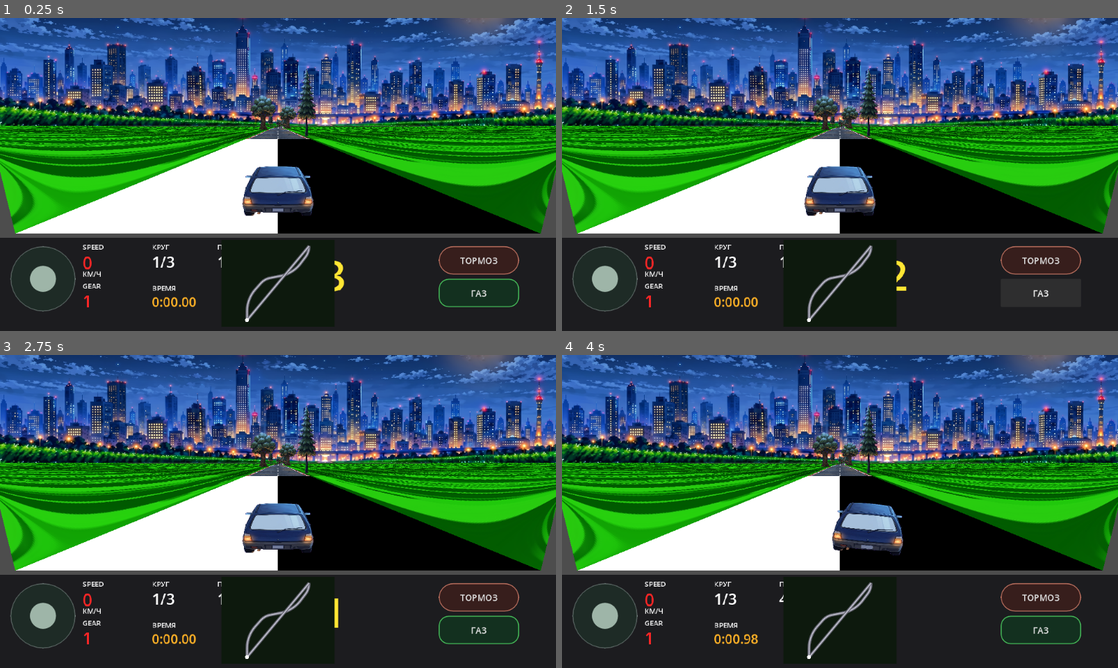
Above: before the commit, frames 1-4 (two rows, left to right).
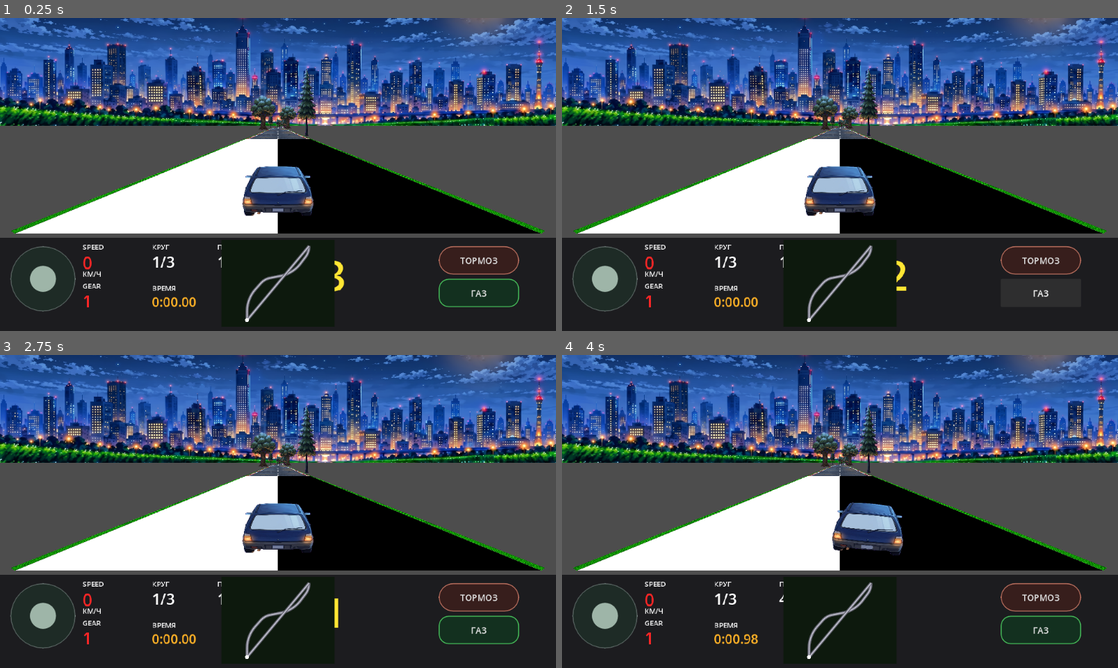
Above: after the commit, the same moments.

Repository: masterofmagic234/Arkon
Game: Godot game, scene res://scenes/level2_pseudo3d.tscn
Two runs of this game, one before a commit and one after it. Both use one fixed random seed, a clock stepped at 60 frames per second and the inputs below. This scene is started directly instead of the project's main scene.
Inputs (mouse positions are in pixels of both pictures, inside the frame that each line leads up to):
- Up to frame 1 (0.25 s): no input
- Up to frame 2 (1.5 s): click "ТОРМОЗ" at 0.5 s; click "ГАЗ" at 1.25 s
- Up to frame 3 (2.75 s): tap Enter at 2 s; move the mouse to (400, 495) at 2.02 s; hold D (race_right) from 2.03 s (still down); click (400, 495) at 2.17 s
- Up to frame 4 (4 s): release D (race_right) at 2.75 s; tap Space at 2.75 s; drag from (728, 527) to (812, 574) at 2.77 s; tap Enter at 3.5 s; move the mouse to (895, 442) at 3.52 s; hold D (race_right) from 3.53 s (still down)

The runs differ from the first frame. In frame 1, 17% of the frame differs, in the area x 0-100%, y 34-69%; in frame 2, 17%; in frame 3, 17%; in frame 4, 17%.

Commit message:
Add perspective stepped roadside grass banks

Diff:
--- a/scripts/race_renderer_pseudo3d.gd
+++ b/scripts/race_renderer_pseudo3d.gd
@@ -263,19 +263,13 @@
         shw[i] = scale * ROAD_WORLD_WIDTH * 0.5 * w * ROAD_SCREEN_SCALE
         sidx[i] = posmod(int(floor(absolute_seg)), track_size)
 
-    # Grass: broad roadside fields with a raised outer edge.
-    # The road edge stays exact, while the outside edge rises toward the
-    # horizon. UVs are world-anchored to absolute_seg so the grass visibly
-    # scrolls as the car moves forward.
+    # Grass: stepped roadside embankments. Each road slice gets a small
+    # raised bank, creating the repeated field/ridge look from the reference.
+    # V is anchored to absolute world segment so the grass keeps moving.
     var gi: int = FAR_SEGMENTS - 2
     while gi >= 0:
         var gj: int = min(gi + ROAD_STEP, FAR_SEGMENTS - 1)
         if ssy[gi] > ssy[gj]:
-            var road_l0 := Vector2(ssx[gi] - shw[gi], ssy[gi])
-            var road_r0 := Vector2(ssx[gi] + shw[gi], ssy[gi])
-            var road_l1 := Vector2(ssx[gj] - shw[gj], ssy[gj])
-            var road_r1 := Vector2(ssx[gj] + shw[gj], ssy[gj])
-
             var t_i: float = float(gi) / float(FAR_SEGMENTS - 1)
             var t_j: float = float(gj) / float(FAR_SEGMENTS - 1)
             var dz_i: float = CAMERA_BEHIND / lerpf(max_w, min_w, t_i)
@@ -289,66 +283,88 @@
             var grass_band: int = int(floor(absolute_seg_i))
             var grass_tint: Color = COL_GRASS_LIGHT if posmod(grass_band, 2) == 0 else COL_GRASS_DARK
 
-            # This is a slope, not a vertical wall. The field remains wide,
-            # but its outer edge is lifted toward the skyline.
-            var embankment_factor: float = 0.42
-            var field_top_y_i: float = lerpf(horizon_y, ssy[gi], embankment_factor)
-            var field_top_y_j: float = lerpf(horizon_y, ssy[gj], embankment_factor)
-
-            var left_top_i := Vector2(0.0, field_top_y_i)
-            var left_top_j := Vector2(0.0, field_top_y_j)
-            var right_top_i := Vector2(w, field_top_y_i)
-            var right_top_j := Vector2(w, field_top_y_j)
-
-            var left_points := PackedVector2Array([
-                left_top_i, road_l0, road_l1, left_top_j
+            var scale_i: float = CAMERA_DEPTH / dz_i
+            var scale_j: float = CAMERA_DEPTH / dz_j
+
+            # Small stepped banks: close to the car they are visible, while
+            # perspective naturally compresses them toward the horizon.
+            var bank_h_i: float = 45.0 * scale_i
+            var bank_h_j: float = 45.0 * scale_j
+            var bank_w_i: float = 60.0 * scale_i
+            var bank_w_j: float = 60.0 * scale_j
+
+            var road_l0 := Vector2(
+                ssx[gi] - shw[gi] - 10.0 * scale_i,
+                ssy[gi]
+            )
+            var road_r0 := Vector2(
+                ssx[gi] + shw[gi] + 10.0 * scale_i,
+                ssy[gi]
+            )
+            var road_l1 := Vector2(
+                ssx[gj] - shw[gj] - 10.0 * scale_j,
+                ssy[gj]
+            )
+            var road_r1 := Vector2(
+                ssx[gj] + shw[gj] + 10.0 * scale_j,
+                ssy[gj]
+            )
+
+            # Screen Y grows downward, so subtract height to make the bank
+            # rise upward from the road edge.
+            var outer_l0 := Vector2(
+                road_l0.x - bank_w_i,
+                road_l0.y - bank_h_i
+            )
+            var outer_l1 := Vector2(
+                road_l1.x - bank_w_j,
+                road_l1.y - bank_h_j
+            )
+            var outer_r0 := Vector2(
+                road_r0.x + bank_w_i,
+                road_r0.y - bank_h_i
+            )
+            var outer_r1 := Vector2(
+                road_r1.x + bank_w_j,
+                road_r1.y - bank_h_j
+            )
+
+            var left_bank := PackedVector2Array([
+                outer_l0, road_l0, road_l1, outer_l1
             ])
-            var right_points := PackedVector2Array([
-                road_r0, right_top_i, right_top_j, road_r1
+            var right_bank := PackedVector2Array([
+                road_r0, outer_r0, outer_r1, road_r1
             ])
 
             if grass_texture != null:
-                var half_road := ROAD_WORLD_WIDTH * 0.5
-                var world_dx_per_px_i: float = (half_road * ROAD_SCREEN_SCALE) / maxf(shw[gi], 0.001)
-                var world_dx_per_px_j: float = (half_road * ROAD_SCREEN_SCALE) / maxf(shw[gj], 0.001)
-
-                var offset_left_i: float = (0.0 - ssx[gi]) * world_dx_per_px_i
-                var offset_right_i: float = (w - ssx[gi]) * world_dx_per_px_i
-                var offset_left_j: float = (0.0 - ssx[gj]) * world_dx_per_px_j
-                var offset_right_j: float = (w - ssx[gj]) * world_dx_per_px_j
-
-                # Unlike the previous version, V uses world position rather
-                # than only camera depth. Therefore the texture actually moves
-                # underneath the camera as the player advances.
-                var uv_y_i: float = -absolute_seg_i * GRASS_WORLD_UV_SCALE
-                var uv_y_j: float = -absolute_seg_j * GRASS_WORLD_UV_SCALE
-
-                # Keep the original road-relative U layout. The raised outer
-                # edge gets the same texture span as the roadside field rather
-                # than an artificial extra UV stripe.
+                var u_left: float = -0.5
+                var u_right: float = 0.5
+                var v_scale: float = 4.0
+                var uv_v_i: float = -absolute_seg_i * v_scale
+                var uv_v_j: float = -absolute_seg_j * v_scale
+
+                # Mirror U on the right side so both fields read naturally.
                 var left_uvs := PackedVector2Array([
-                    Vector2(offset_left_i * GRASS_WORLD_UV_SCALE, uv_y_i),
-                    Vector2(-half_road * GRASS_WORLD_UV_SCALE, uv_y_i),
-                    Vector2(-half_road * GRASS_WORLD_UV_SCALE, uv_y_j),
-                    Vector2(offset_left_j * GRASS_WORLD_UV_SCALE, uv_y_j)
+                    Vector2(u_left, uv_v_i),
+                    Vector2(u_right, uv_v_i),
+                    Vector2(u_right, uv_v_j),
+                    Vector2(u_left, uv_v_j)
                 ])
                 var right_uvs := PackedVector2Array([
-                    Vector2(half_road * GRASS_WORLD_UV_SCALE, uv_y_i),
-                    Vector2(offset_right_i * GRASS_WORLD_UV_SCALE, uv_y_i),
-                    Vector2(offset_right_j * GRASS_WORLD_UV_SCALE, uv_y_j),
-                    Vector2(half_road * GRASS_WORLD_UV_SCALE, uv_y_j)
+                    Vector2(u_right, uv_v_i),
+                    Vector2(u_left, uv_v_i),
+                    Vector2(u_left, uv_v_j),
+                    Vector2(u_right, uv_v_j)
                 ])
 
-                # Restore the established grass texture toning so the field
-                # does not become the over-bright neon green seen in the test.
                 var grass_cols := PackedColorArray([
                     grass_tint, grass_tint, grass_tint, grass_tint
                 ])
-                draw_polygon(left_points, grass_cols, left_uvs, grass_texture)
-                draw_polygon(right_points, grass_cols, right_uvs, grass_texture)
+                draw_polygon(left_bank, grass_cols, left_uvs, grass_texture)
+                draw_polygon(right_bank, grass_cols, right_uvs, grass_texture)
             else:
-                draw_colored_polygon(left_points, grass_tint)
-                draw_colored_polygon(right_points, grass_tint)
+                draw_colored_polygon(left_bank, grass_tint)
+                draw_colored_polygon(right_bank, grass_tint)
         gi -= ROAD_STEP
 
     # Asphalt: continuous world-space V coordinates with a deliberately
